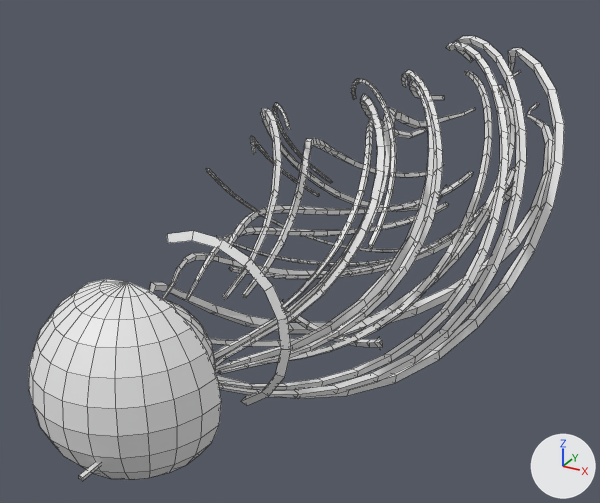
Two versions of the OBJ model Assets/Models/UpperArm/bras_0004.obj, one commit apart.
Both versions are drawn from a camera (50 mm lens) standing at (0.319, -0.721, 0.292) and looking at (-0.054, -0.043, -0.047). Arrows for +X, +Y and +Z are at lower right; the lights stay in place. Mesh edges are drawn as thin lines. Where no turn or scale is listed for an object, it has been applied to the vertices. Vertices at the same position are counted once.

In view in the first picture: 'bras_0004'.
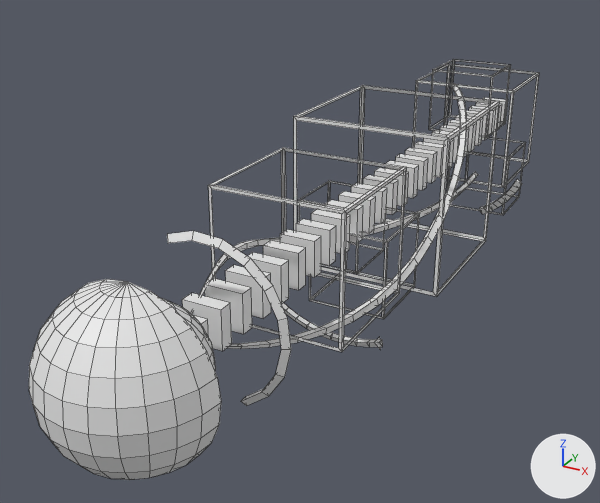
Patch to the scene script:
```diff
--- a/Assets/Models/UpperArm/bras_0004.obj.py
+++ b/Assets/Models/UpperArm/bras_0004.obj.py
@@ me_bras_0004 @@
-me_bras_0004.from_pydata(...)  # 2687 vertices, 2743 faces; spans x -0.131..0.163, y -0.437..0.461, z -0.149..0.135
+me_bras_0004.from_pydata(...)  # 1175 vertices, 1086 faces; spans x -0.143..0.092, y -0.431..0.436, z -0.139..0.081
+# me_bras_0004 part 1: a new loose piece, a box spanning x -0.017..0.017, y -0.316..-0.304, z -0.017..0.017
+# me_bras_0004 part 2: a new loose piece, a box spanning x -0.017..0.017, y -0.288..-0.276, z -0.017..0.017
+# me_bras_0004 part 3: a new loose piece, a box spanning x -0.017..0.017, y -0.26..-0.247, z -0.017..0.017
+# me_bras_0004 part 4: a new loose piece, a box spanning x -0.017..0.017, y -0.231..-0.219, z -0.017..0.017
+# me_bras_0004 part 5: a new loose piece, a box spanning x -0.017..0.017, y -0.203..-0.191, z -0.017..0.017
+# me_bras_0004 part 6: a new loose piece, a box spanning x -0.017..0.017, y -0.174..-0.162, z -0.017..0.017
+# me_bras_0004 part 7: a new loose piece, a box spanning x -0.017..0.017, y -0.146..-0.134, z -0.017..0.017
+# me_bras_0004 part 8: a new loose piece, a box spanning x -0.017..0.017, y -0.117..-0.105, z -0.017..0.017
+# me_bras_0004 part 9: a new loose piece, a box spanning x -0.017..0.017, y -0.089..-0.077, z -0.017..0.017
+# me_bras_0004 part 10: a new loose piece, a box spanning x -0.017..0.017, y -0.06..-0.048, z -0.017..0.017
+# me_bras_0004 part 11: a new loose piece, a box spanning x -0.017..0.017, y -0.032..-0.02, z -0.017..0.017
+# me_bras_0004 part 12: a new loose piece, a box spanning x -0.017..0.017, y -0.003..0.009, z -0.017..0.017
+# me_bras_0004 part 13: a new loose piece, a box spanning x -0.017..0.017, y 0.025..0.037, z -0.017..0.017
+# me_bras_0004 part 14: a new loose piece, a box spanning x -0.017..0.017, y 0.054..0.066, z -0.017..0.017
+# me_bras_0004 part 15: a new loose piece, a box spanning x -0.017..0.017, y 0.082..0.094, z -0.017..0.017
+# me_bras_0004 part 16: a new loose piece, a box spanning x -0.017..0.017, y 0.111..0.123, z -0.017..0.017
+# me_bras_0004 part 17: a new loose piece, a box spanning x -0.017..0.017, y 0.139..0.151, z -0.017..0.017
+# me_bras_0004 part 18: a new loose piece, a box spanning x -0.017..0.017, y 0.168..0.18, z -0.017..0.017
+# me_bras_0004 part 19: a new loose piece, a box spanning x -0.017..0.017, y 0.196..0.208, z -0.017..0.017
+# me_bras_0004 part 20: a new loose piece, a box spanning x -0.017..0.017, y 0.225..0.237, z -0.017..0.017
+# me_bras_0004 part 21: a new loose piece, a box spanning x -0.017..0.017, y 0.253..0.265, z -0.017..0.017
+# me_bras_0004 part 22: a new loose piece, a box spanning x -0.017..0.017, y 0.282..0.294, z -0.017..0.017
+# me_bras_0004 part 23: a new loose piece, a box spanning x -0.017..0.017, y 0.31..0.322, z -0.017..0.017
+# me_bras_0004 part 24: a new loose piece, a box spanning x -0.017..0.017, y 0.339..0.351, z -0.017..0.017
+# me_bras_0004 part 25: a new loose piece, a box spanning x -0.017..0.017, y 0.367..0.379, z -0.017..0.017
+# me_bras_0004 part 26: a new loose piece, a box spanning x -0.017..0.017, y 0.396..0.408, z -0.017..0.017
+# me_bras_0004 part 27: a new loose piece, a box spanning x -0.017..0.017, y 0.424..0.436, z -0.017..0.017
+# me_bras_0004 part 28: the loose piece of 98 vertices spanning x -0.086..0.031, y -0.272..0.314, z -0.059..0.081 is rebuilt with 98 vertices and now spans x -0.056..0.04, y -0.298..0.245, z -0.059..0.018
+# me_bras_0004 part 29: the loose piece of 98 vertices spanning x -0.018..0.136, y -0.353..0.256, z -0.09..0.129 is rebuilt with 98 vertices and now spans x -0.009..0.084, y -0.353..0.256, z -0.056..0.079
+# me_bras_0004 part 30: a new loose piece of 32 vertices spanning x -0.028..0.053, y 0.333..0.415, z -0.115..-0.034
+# me_bras_0004 part 31: a new loose piece of 32 vertices spanning x -0.032..0.049, y -0.063..0.018, z -0.088..-0.007
+# me_bras_0004 part 32: a new loose piece of 32 vertices spanning x -0.058..0.023, y 0.327..0.409, z -0.01..0.072
+# me_bras_0004 part 33: a new loose piece of 32 vertices spanning x -0.045..0.075, y 0.234..0.352, z -0.042..0.076
+# me_bras_0004 part 34: a new loose piece of 32 vertices spanning x -0.045..0.075, y -0.209..-0.092, z -0.042..0.076
+# me_bras_0004 part 35: a new loose piece of 32 vertices spanning x -0.143..-0.062, y 0.116..0.197, z -0.139..-0.058
+# me_bras_0004 part 36: a new loose piece of 32 vertices spanning x -0.081..0.081, y -0.006..0.156, z -0.081..0.081
+# me_bras_0004 part 37: 1960 vertices removed from x -0.131..0.163, y -0.437..0.461, z -0.149..0.135
```

Location of each change, [x1, y1, x2, y2] in pixels of the pictures (600 x 503 px):
'bras_0004', reshaped
    before: [29, 36, 564, 481]
    after: [29, 59, 539, 480]
part 1 of me_bras_0004, added
    after: [193, 315, 209, 337]
part 2 of me_bras_0004, added
    after: [182, 293, 232, 351]
part 3 of me_bras_0004, added
    after: [205, 278, 252, 334]
part 4 of me_bras_0004, added
    after: [225, 265, 271, 319]
part 5 of me_bras_0004, added
    after: [248, 252, 289, 304]
part 6 of me_bras_0004, added
    after: [263, 240, 306, 290]
part 7 of me_bras_0004, added
    after: [280, 229, 321, 277]
part 8 of me_bras_0004, added
    after: [296, 219, 336, 265]
part 9 of me_bras_0004, added
    after: [311, 209, 350, 253]
part 10 of me_bras_0004, added
    after: [325, 200, 363, 243]
part 11 of me_bras_0004, added
    after: [339, 191, 376, 233]
part 12 of me_bras_0004, added
    after: [351, 183, 387, 224]
part 13 of me_bras_0004, added
    after: [363, 175, 398, 215]
part 14 of me_bras_0004, added
    after: [374, 168, 409, 206]
part 15 of me_bras_0004, added
    after: [385, 161, 419, 198]
part 16 of me_bras_0004, added
    after: [395, 154, 428, 190]
part 17 of me_bras_0004, added
    after: [405, 147, 437, 183]
part 18 of me_bras_0004, added
    after: [414, 141, 444, 176]
part 19 of me_bras_0004, added
    after: [423, 139, 454, 169]
part 20 of me_bras_0004, added
    after: [432, 130, 460, 163]
part 21 of me_bras_0004, added
    after: [440, 125, 469, 157]
part 22 of me_bras_0004, added
    after: [448, 120, 477, 151]
part 23 of me_bras_0004, added
    after: [455, 115, 483, 146]
part 24 of me_bras_0004, added
    after: [466, 110, 488, 140]
